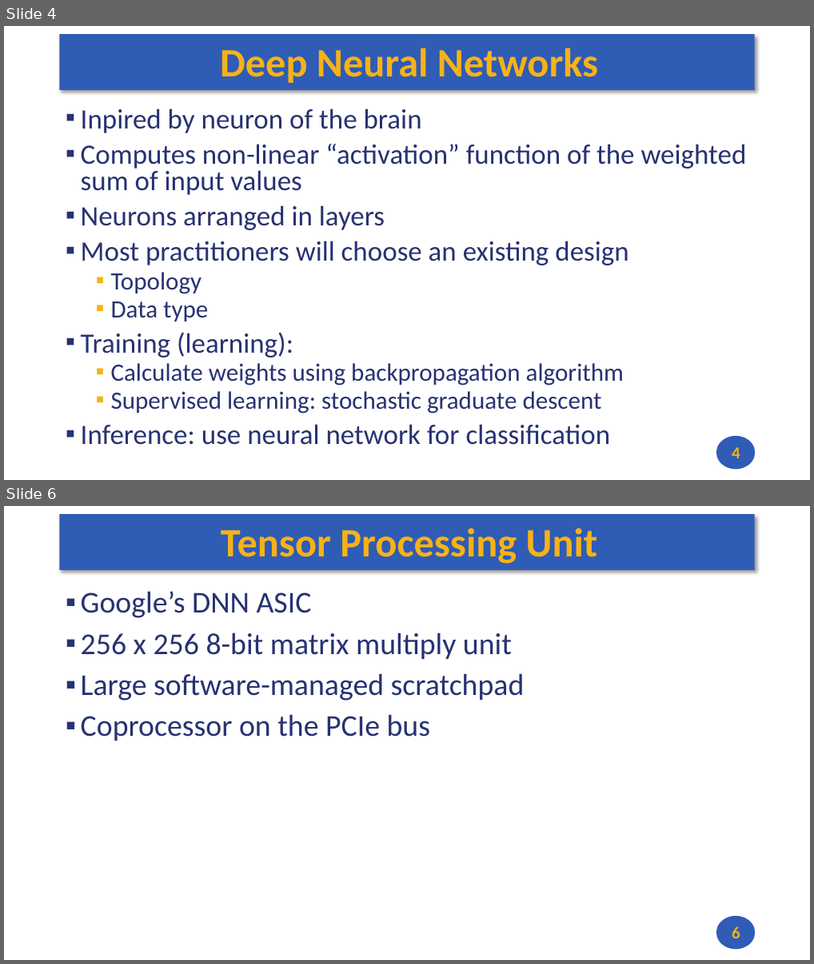
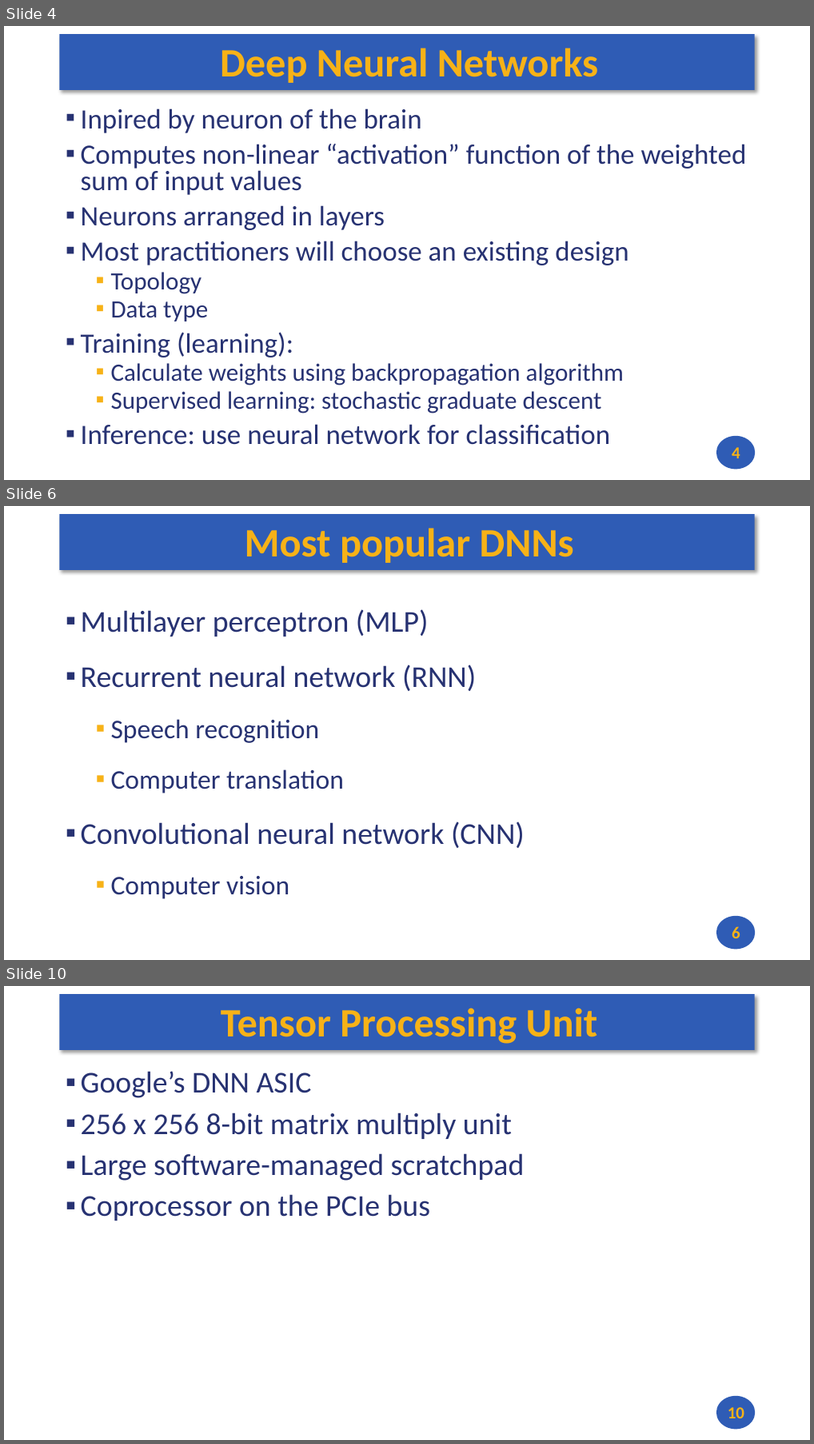
Before and after one commit to andrewt0301/hse-acos-course, a slide deck: docs/part1ca/16_TPU/CA_Lecture_16.pptx. Shown one above the other, each under a label of ours: slides 4 and 6 before the commit, slides 4, 6 and 10 after it; the slides between them are not shown. The pictures are 814x964 and 814x1444 pixels, drawn with LibreOffice and Linux fonts; fonts in the diff are those of the drawing. Boxes give left, top, right and bottom in pixels: in the first picture for what was removed or moved away, otherwise in the second. Text is boxed around its words. In the diff, an @@ line names an element or a change of style, - is before the commit and + after.

```diff
--- a/docs/part1ca/16_TPU/CA_Lecture_16.pptx
+++ b/docs/part1ca/16_TPU/CA_Lecture_16.pptx
@@ slide 6 added at (4, 506, 810, 960), background #FFFFFF; not listed: 2 template elements that a slide beside it also shows @@
@@ title added at (245, 528, 574, 563), 48 pt, text #F7B217, bold @@
+Most popular DNNs
@@ text added at (81, 609, 525, 899), 36 pt, text #273272 @@
+▪ Multilayer perceptron (MLP)
+▪ Recurrent neural network (RNN)
+  ▪ Speech recognition
+  ▪ Computer translation
+▪ Convolutional neural network (CNN)
+  ▪ Computer vision
@@ page number added at (732, 926, 741, 938), 20 pt, text #F7B217, bold @@
+6
@@ what was slide 6 is now slide 10 @@
@@ page number at (728, 1407, 745, 1418): text changed @@
-6
+10
```
Also in this commit, not shown: 1 slide changed, 3 other slides added, 2 other files.
